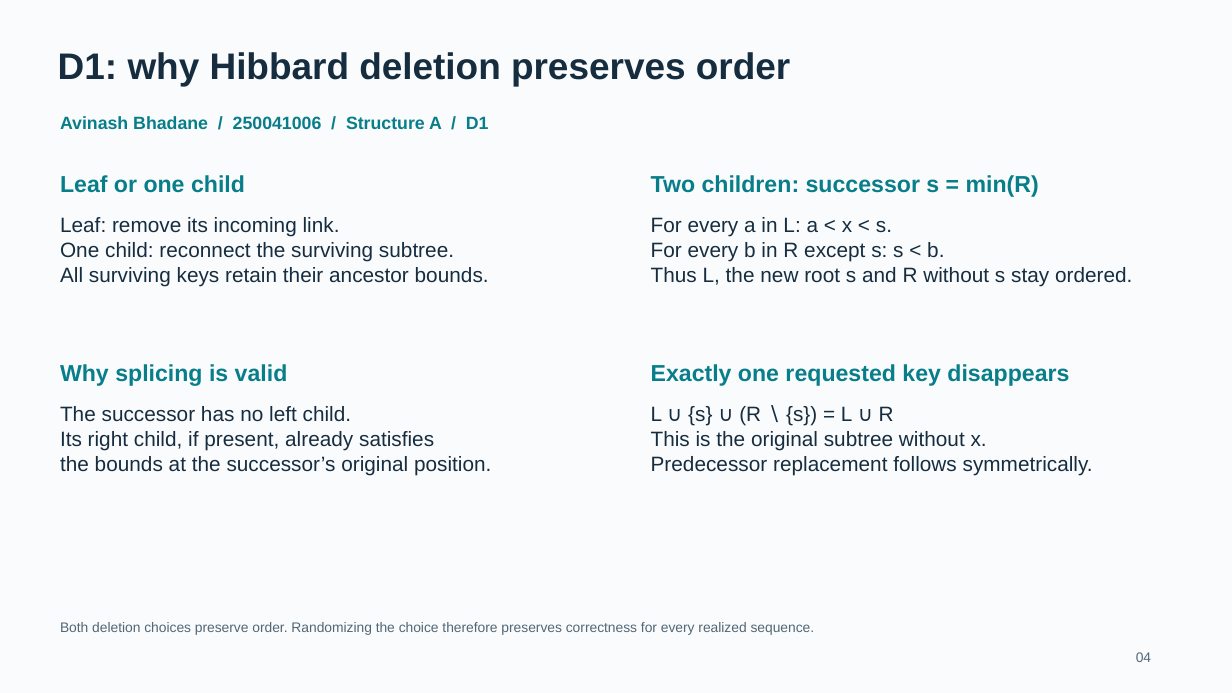
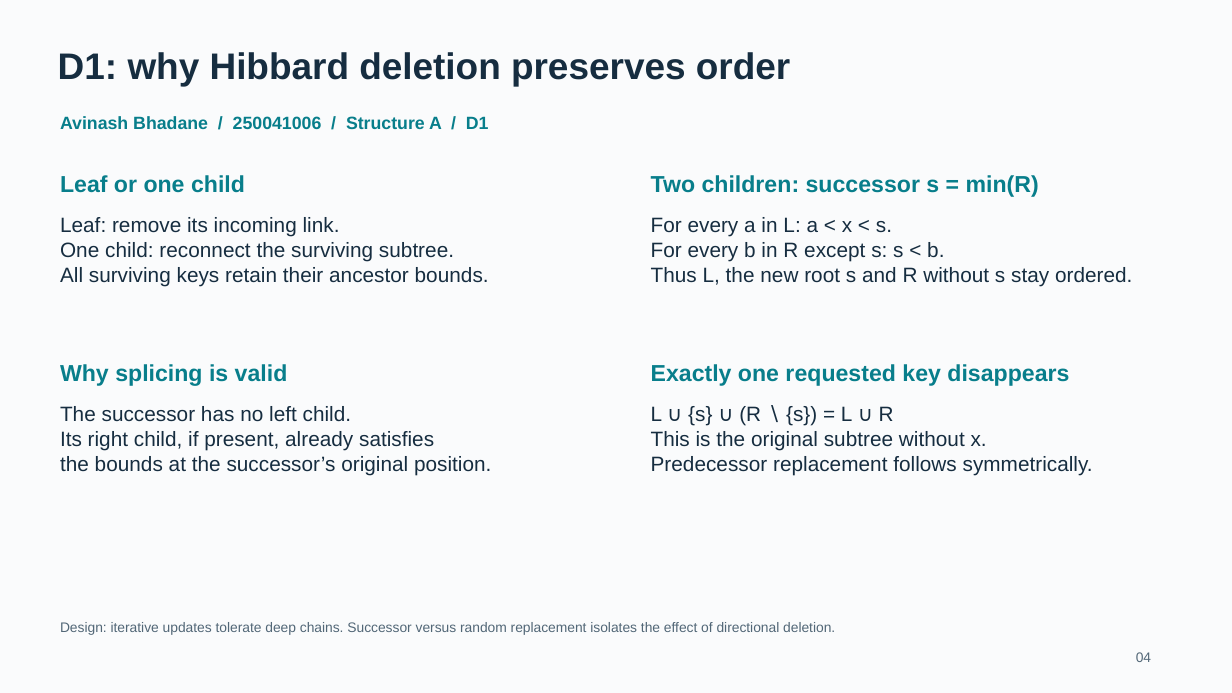
Before and after one commit to MayankMoyal/DSA-Project, a slide deck: slide 4 of docs/slides/slides.pptx. Drawn at 1232x693 pixels with LibreOffice and Linux fonts; fonts in the diff are those of the drawing. Boxes give left, top, right and bottom in pixels: in the first picture for what was removed or moved away, otherwise in the second. Text is boxed around its words. In the diff, an @@ line names an element or a change of style, - is before the commit and + after.

```diff
--- a/docs/slides/slides.pptx
+++ b/docs/slides/slides.pptx
@@ text at (60, 622, 835, 635): text changed @@
-Both deletion choices preserve order. Randomizing the choice therefore preserves correctness for every realized sequence.
+Design: iterative updates tolerate deep chains. Successor versus random replacement isolates the effect of directional deletion.
```
Also in this commit, not shown: 5 other slides changed, 2 slides added, 2 slides removed, 4 other files.
